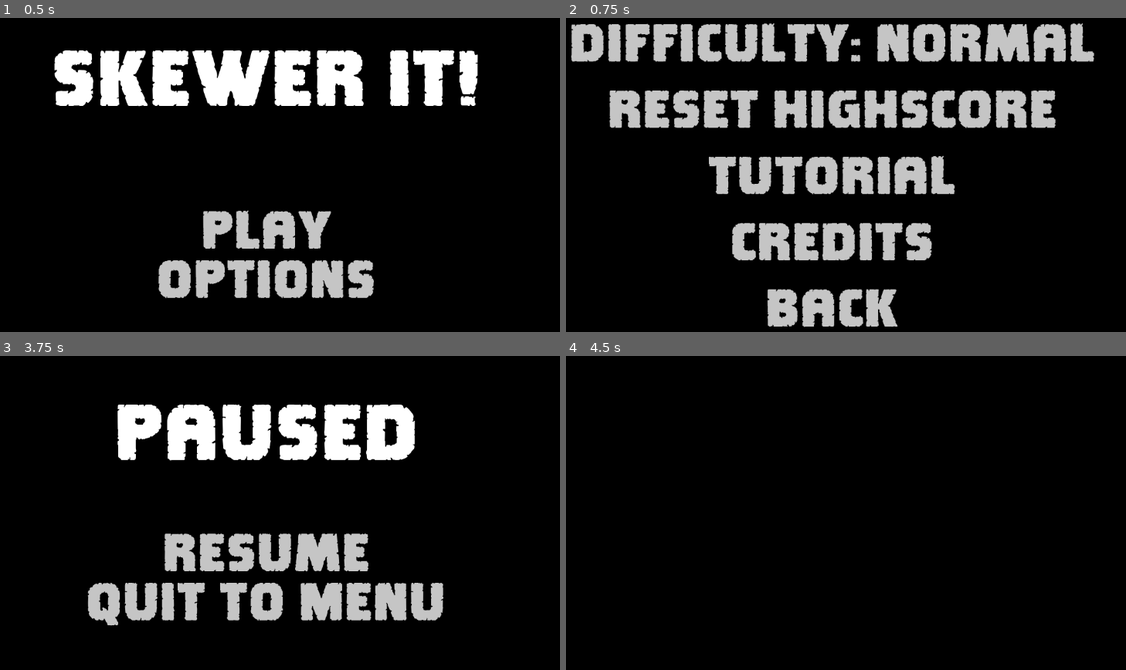
Above: before the commit, frames 1-4 (two rows, left to right).
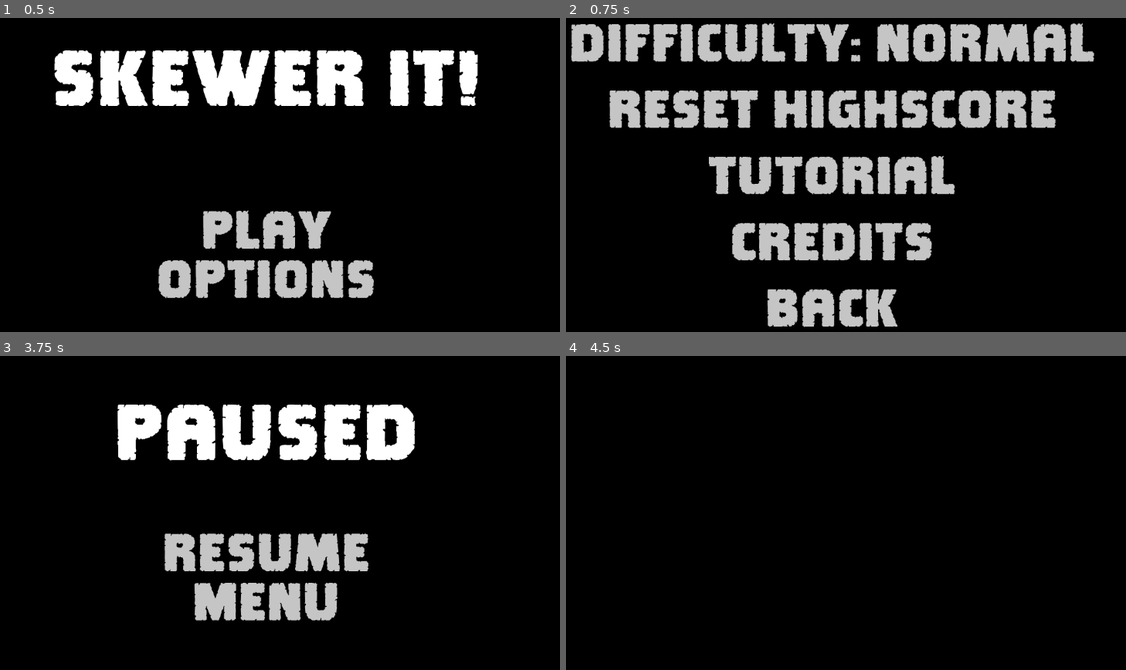
Above: after the commit, the same moments.

Repository: MichaelDawe/skewer_it
Game: Godot game, scene res://main.tscn
Same seed, same stepped clock (60 frames per second), same inputs: the game is played once before the commit and once after it.
Inputs:
- Up to frame 1 (0.5 s): no input
- Up to frame 2 (0.75 s): click "OPTIONS" at 0.5 s
- Up to frame 3 (3.75 s): click "reset highscore" at 1.25 s; click "tutorial" at 2 s; click "Play" at 2.75 s; click "pause" at 3.5 s
- Up to frame 4 (4.5 s): click "quit to Menu" (after the commit: "Menu") at 4.25 s

Frame 1 is identical in both runs. In frame 3, 5.1% of the frame differs, in the area x 15-80%, y 71-86%; in frame 4, nothing differs.

Commit message:
fixed file.close

Diff:
--- a/licences.gd
+++ b/licences.gd
@@ -7,7 +7,7 @@
 
 
 # Called every frame. 'delta' is the elapsed time since the previous frame.
-func _process(delta):
+func _process(_delta):
 	pass
 
 
--- a/main.gd
+++ b/main.gd
@@ -10,14 +10,14 @@
 	if FileAccess.file_exists("user://difficulty.res"):
 		var file = FileAccess.open("user://difficulty.res", FileAccess.READ)
 		difficulty = file.get_8()
-		file.close
+		file.close()
 	# open menu scene
 	var menu = preload("res://menu.tscn").instantiate()
 	add_child(menu)
 
 
 # Called every frame. 'delta' is the elapsed time since the previous frame.
-func _process(delta):
+func _process(_delta):
 	pass
 	# process score
 
--- a/main.tscn
+++ b/main.tscn
@@ -14,6 +14,7 @@
 script = ExtResource("1_cqorg")
 
 [node name="Camera3D" type="Camera3D" parent="."]
+transform = Transform3D(1, 0, 0, 0, 1, 0, 0, 0, 1, 0, 0, 12.8946)
 
 [node name="Background" type="MeshInstance3D" parent="."]
 transform = Transform3D(120, 0, 0, 0, -4.37114e-08, -120, 0, 1, -5.24537e-06, 0, 0, -60)
--- a/menu.gd
+++ b/menu.gd
@@ -7,7 +7,7 @@
 	if FileAccess.file_exists("user://highscore.res"):
 		var file = FileAccess.open("user://highscore.res", FileAccess.READ)
 		highscore = "highscore: " + str(file.get_32())
-		file.close
+		file.close()
 	$VBoxContainer/Highscore.set_text(highscore)
 
 
--- a/options.gd
+++ b/options.gd
@@ -32,7 +32,7 @@
 func _on_reset_score_pressed():
 	var file = FileAccess.open("user://highscore.res", FileAccess.WRITE)
 	file.store_32(0)
-	file.close
+	file.close()
 
 
 func _on_tutorial_pressed():
@@ -54,4 +54,4 @@
 	# save to file
 	var file = FileAccess.open("user://difficulty.res", FileAccess.WRITE)
 	file.store_8(diffint)
-	file.close
+	file.close()
--- a/options.tscn
+++ b/options.tscn
@@ -39,7 +39,7 @@
 theme_override_fonts/font = ExtResource("2_h8oic")
 theme_override_font_sizes/font_size = 100
 button_mask = 7
-text = "Difficulty: Normal"
+text = "SPEED: Normal"
 flat = true
 
 [node name="Spacer" type="HSeparator" parent="VBoxContainer"]
--- a/pause.tscn
+++ b/pause.tscn
@@ -89,7 +89,7 @@
 theme_override_fonts/font = ExtResource("2_rub8t")
 theme_override_font_sizes/font_size = 100
 button_mask = 7
-text = "quit to Menu"
+text = "Menu"
 flat = true
 
 [node name="BottomSpacer" type="HSeparator" parent="VBoxContainer"]
--- a/tutorial.gd
+++ b/tutorial.gd
@@ -14,7 +14,7 @@
 func _on_close_pressed():
 	var file = FileAccess.open("user://data.res", FileAccess.WRITE)
 	file.store_var(true)
-	file.close
+	file.close()
 	# load the hud scene
 	var hud = preload("res://hud.tscn").instantiate()
 	get_node("/root/main").add_child(hud)
